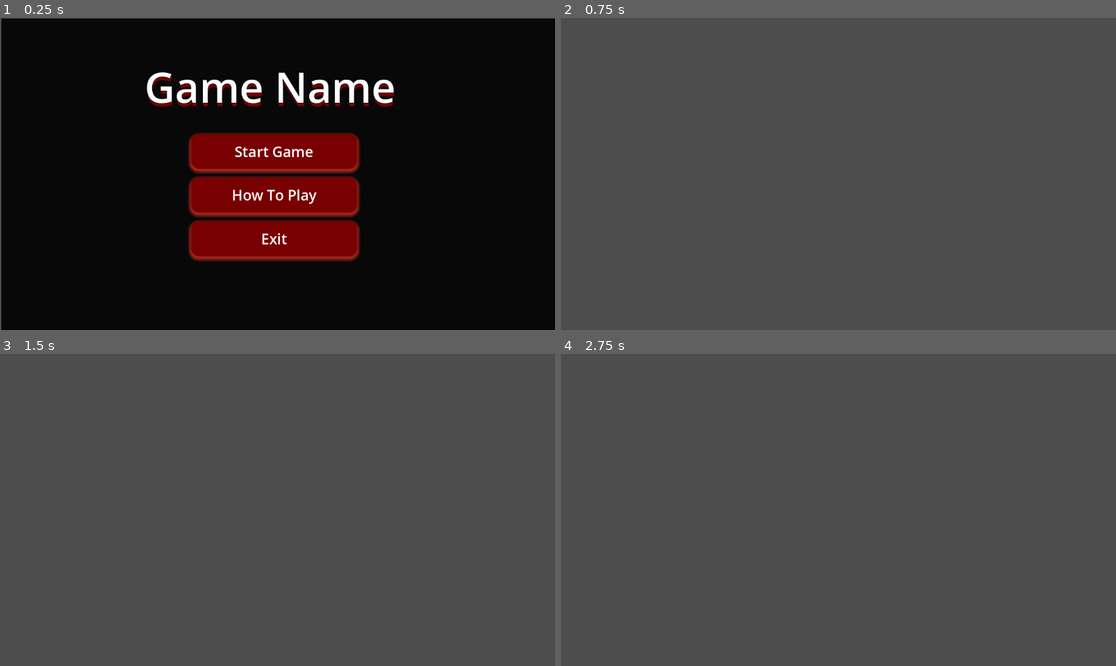
Above: before the commit, frames 1-4 (two rows, left to right).
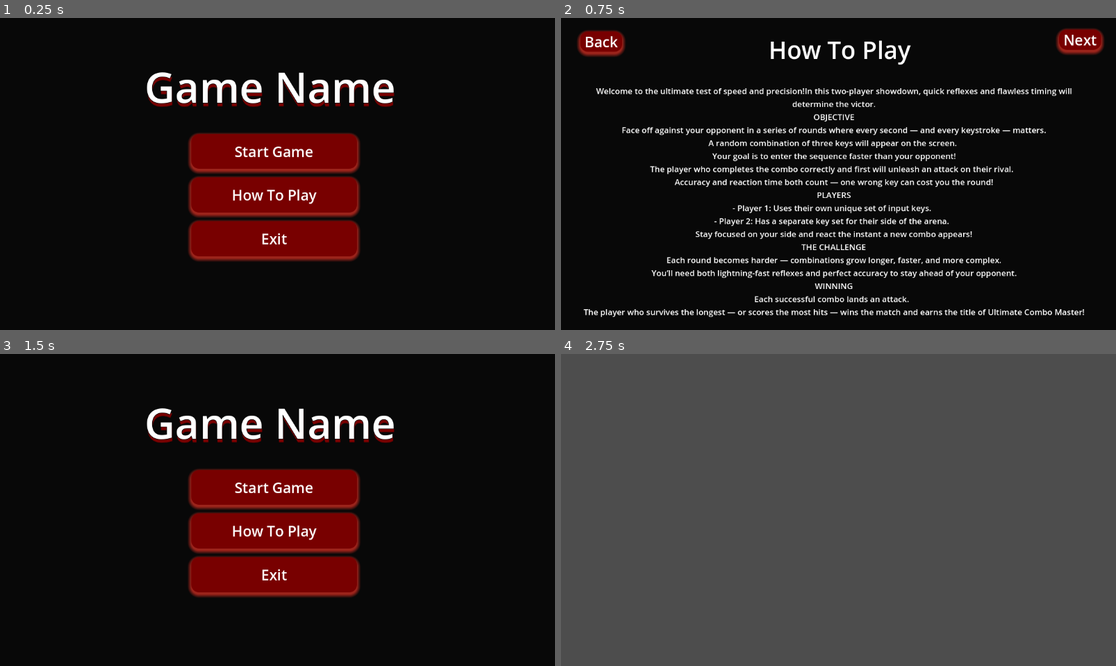
Above: after the commit, the same moments.

Repository: LukeKacprowski/Knight-Hacks-VIII-Project
Game: Godot game, scene res://Scenes/main.tscn
Same seed, same stepped clock (60 frames per second), same inputs: the game is played once before the commit and once after it.
Inputs (mouse positions are in pixels of both pictures, inside the frame that each line leads up to):
- Up to frame 1 (0.25 s): no input
- Up to frame 2 (0.75 s): click "How To Play" at 0.5 s
- Up to frame 3 (1.5 s): click (38, 378) at 1.25 s, where only the run after the commit has a clickable "Back"
- Up to frame 4 (2.75 s): click (832, 488) at 2 s, where only the run after the commit has a clickable "Start Game"

The runs differ from the first frame. In frame 1, 0.5% of the frame differs, in the area x 0-100%, y 0-100%; in frame 2, 98%; in frame 3, 100%; in frame 4, nothing differs.

Commit message:
Add multi-page How To Play screens
Introduces two new scenes (how_to_play.tscn and how_to_play2.tscn) with corresponding scripts for a multi-page How To Play flow. Updates GameManager to support navigation between these screens and adjusts main.tscn to include both scenes. Minor layout adjustment in main_menu.tscn.

Diff:
--- a/Scenes/how_to_play.tscn
+++ b/Scenes/how_to_play.tscn
@@ -1,3 +1,156 @@
-[gd_scene format=3 uid="uid://bodvh0ixffvtx"]
+[gd_scene load_steps=7 format=3 uid="uid://bodvh0ixffvtx"]
 
-[node name="Node2D" type="Node2D"]
+[ext_resource type="Script" uid="uid://dixj7dhljkhmj" path="res://Scripts/how_to_play.gd" id="1_hl01w"]
+
+[sub_resource type="StyleBoxFlat" id="StyleBoxFlat_wpr6w"]
+bg_color = Color(0.031654898, 0.0316549, 0.03165488, 1)
+
+[sub_resource type="StyleBoxFlat" id="StyleBoxFlat_dlnx3"]
+bg_color = Color(0.47079715, 0, 0, 1)
+corner_radius_top_left = 16
+corner_radius_top_right = 16
+corner_radius_bottom_right = 16
+corner_radius_bottom_left = 16
+shadow_color = Color(1, 0.21267998, 0.15969571, 0.6)
+shadow_size = 8
+shadow_offset = Vector2(0, 4)
+
+[sub_resource type="StyleBoxFlat" id="StyleBoxFlat_lonyb"]
+bg_color = Color(0.37823164, 6.0464254e-07, 4.813075e-08, 1)
+corner_radius_top_left = 16
+corner_radius_top_right = 16
+corner_radius_bottom_right = 16
+corner_radius_bottom_left = 16
+shadow_color = Color(1, 0.21267998, 0.15969571, 0.6)
+shadow_size = 8
+shadow_offset = Vector2(0, 4)
+
+[sub_resource type="StyleBoxFlat" id="StyleBoxFlat_7d32w"]
+bg_color = Color(0.3764706, 0, 0, 1)
+corner_radius_top_left = 16
+corner_radius_top_right = 16
+corner_radius_bottom_right = 16
+corner_radius_bottom_left = 16
+shadow_color = Color(1, 0.21267998, 0.15969571, 0.6)
+shadow_size = 8
+shadow_offset = Vector2(0, 4)
+
+[sub_resource type="StyleBoxEmpty" id="StyleBoxEmpty_i0xi1"]
+
+[node name="HowToPlay" type="Control"]
+layout_mode = 3
+anchors_preset = 15
+anchor_right = 1.0
+anchor_bottom = 1.0
+offset_top = -2.0
+offset_bottom = -2.0
+grow_horizontal = 2
+grow_vertical = 2
+script = ExtResource("1_hl01w")
+
+[node name="Panel" type="Panel" parent="."]
+layout_mode = 1
+anchors_preset = -1
+anchor_left = 0.505
+anchor_top = 0.5
+anchor_right = 0.505
+anchor_bottom = 0.5
+offset_left = -602.76
+offset_top = -336.0
+offset_right = 601.24
+offset_bottom = 361.0
+grow_horizontal = 2
+grow_vertical = 2
+theme_override_styles/panel = SubResource("StyleBoxFlat_wpr6w")
+
+[node name="Title" type="Label" parent="."]
+layout_mode = 1
+anchors_preset = -1
+anchor_left = 0.49800003
+anchor_top = 0.5
+anchor_right = 0.49800003
+anchor_bottom = 0.5
+offset_left = -209.69604
+offset_top = -324.0
+offset_right = 220.30396
+offset_bottom = -188.0
+grow_horizontal = 2
+grow_vertical = 2
+theme_override_font_sizes/font_size = 50
+text = "How To Play"
+horizontal_alignment = 1
+vertical_alignment = 1
+
+[node name="Instructions" type="Label" parent="."]
+layout_mode = 1
+anchors_preset = -1
+anchor_left = 0.5
+anchor_top = 0.5
+anchor_right = 0.5
+anchor_bottom = 0.5
+offset_left = -545.0
+offset_top = -215.0
+offset_right = 527.0
+offset_bottom = 333.0
+grow_horizontal = 2
+grow_vertical = 2
+theme_override_font_sizes/font_size = 17
+text = "Welcome to the ultimate test of speed and precision!In this two-player showdown, quick reflexes and flawless timing will determine the victor.
+OBJECTIVE
+Face off against your opponent in a series of rounds where every second — and every keystroke — matters.
+A random combination of three keys will appear on the screen.
+Your goal is to enter the sequence faster than your opponent!
+The player who completes the combo correctly and first will unleash an attack on their rival.
+Accuracy and reaction time both count — one wrong key can cost you the round!
+PLAYERS
+- Player 1: Uses their own unique set of input keys.
+- Player 2: Has a separate key set for their side of the arena.
+Stay focused on your side and react the instant a new combo appears!
+THE CHALLENGE
+Each round becomes harder — combinations grow longer, faster, and more complex.
+You’ll need both lightning-fast reflexes and perfect accuracy to stay ahead of your opponent.
+WINNING
+Each successful combo lands an attack.
+The player who survives the longest — or scores the most hits — wins the match and earns the title of Ultimate Combo Master!"
+horizontal_alignment = 1
+vertical_alignment = 1
+autowrap_mode = 3
+
+[node name="Back" type="Button" parent="."]
+layout_mode = 0
+offset_left = 40.0
+offset_top = 30.0
+offset_right = 127.0
+offset_bottom = 72.0
+size_flags_vertical = 3
+theme_override_colors/font_color = Color(1, 1, 1, 1)
+theme_override_colors/font_focus_color = Color(1, 1, 1, 1)
+theme_override_colors/font_pressed_color = Color(1, 1, 1, 1)
+theme_override_colors/font_hover_color = Color(1, 1, 1, 1)
+theme_override_font_sizes/font_size = 30
+theme_override_styles/normal = SubResource("StyleBoxFlat_dlnx3")
+theme_override_styles/pressed = SubResource("StyleBoxFlat_lonyb")
+theme_override_styles/hover = SubResource("StyleBoxFlat_7d32w")
+theme_override_styles/focus = SubResource("StyleBoxEmpty_i0xi1")
+text = "Back"
+
+[node name="next" type="Button" parent="."]
+layout_mode = 0
+offset_left = 1034.0
+offset_top = 26.0
+offset_right = 1121.0
+offset_bottom = 68.0
+size_flags_vertical = 3
+theme_override_colors/font_color = Color(1, 1, 1, 1)
+theme_override_colors/font_focus_color = Color(1, 1, 1, 1)
+theme_override_colors/font_pressed_color = Color(1, 1, 1, 1)
+theme_override_colors/font_hover_color = Color(1, 1, 1, 1)
+theme_override_font_sizes/font_size = 30
+theme_override_styles/normal = SubResource("StyleBoxFlat_dlnx3")
+theme_override_styles/pressed = SubResource("StyleBoxFlat_lonyb")
+theme_override_styles/hover = SubResource("StyleBoxFlat_7d32w")
+theme_override_styles/focus = SubResource("StyleBoxEmpty_i0xi1")
+text = "Next"
+
+[connection signal="pressed" from="Back" to="." method="_on_back_pressed"]
+[connection signal="pressed" from="next" to="." method="_on_next_pressed"]
--- /dev/null
+++ b/Scenes/how_to_play2.tscn
@@ -0,0 +1,82 @@
+[gd_scene load_steps=7 format=3 uid="uid://sfikasdebsy"]
+
+[ext_resource type="Script" uid="uid://isyh0kpdyi1f" path="res://Scripts/how_to_play_2.gd" id="1_1jopo"]
+
+[sub_resource type="StyleBoxFlat" id="StyleBoxFlat_n3a0l"]
+bg_color = Color(0.031654898, 0.0316549, 0.03165488, 1)
+
+[sub_resource type="StyleBoxFlat" id="StyleBoxFlat_ndkha"]
+bg_color = Color(0.47079715, 0, 0, 1)
+corner_radius_top_left = 16
+corner_radius_top_right = 16
+corner_radius_bottom_right = 16
+corner_radius_bottom_left = 16
+shadow_color = Color(1, 0.21267998, 0.15969571, 0.6)
+shadow_size = 8
+shadow_offset = Vector2(0, 4)
+
+[sub_resource type="StyleBoxFlat" id="StyleBoxFlat_n56bw"]
+bg_color = Color(0.37823164, 6.0464254e-07, 4.813075e-08, 1)
+corner_radius_top_left = 16
+corner_radius_top_right = 16
+corner_radius_bottom_right = 16
+corner_radius_bottom_left = 16
+shadow_color = Color(1, 0.21267998, 0.15969571, 0.6)
+shadow_size = 8
+shadow_offset = Vector2(0, 4)
+
+[sub_resource type="StyleBoxFlat" id="StyleBoxFlat_cyk0j"]
+bg_color = Color(0.3764706, 0, 0, 1)
+corner_radius_top_left = 16
+corner_radius_top_right = 16
+corner_radius_bottom_right = 16
+corner_radius_bottom_left = 16
+shadow_color = Color(1, 0.21267998, 0.15969571, 0.6)
+shadow_size = 8
+shadow_offset = Vector2(0, 4)
+
+[sub_resource type="StyleBoxEmpty" id="StyleBoxEmpty_u0s27"]
+
+[node name="HowToPlay2" type="Control"]
+layout_mode = 3
+anchors_preset = 15
+anchor_right = 1.0
+anchor_bottom = 1.0
+grow_horizontal = 2
+grow_vertical = 2
+script = ExtResource("1_1jopo")
+
+[node name="Panel" type="Panel" parent="."]
+layout_mode = 1
+anchors_preset = -1
+anchor_left = 0.505
+anchor_top = 0.5
+anchor_right = 0.505
+anchor_bottom = 0.5
+offset_left = -602.76
+offset_top = -336.0
+offset_right = 601.24
+offset_bottom = 361.0
+grow_horizontal = 2
+grow_vertical = 2
+theme_override_styles/panel = SubResource("StyleBoxFlat_n3a0l")
+
+[node name="Back" type="Button" parent="."]
+layout_mode = 0
+offset_left = 40.0
+offset_top = 30.0
+offset_right = 127.0
+offset_bottom = 72.0
+size_flags_vertical = 3
+theme_override_colors/font_color = Color(1, 1, 1, 1)
+theme_override_colors/font_focus_color = Color(1, 1, 1, 1)
+theme_override_colors/font_pressed_color = Color(1, 1, 1, 1)
+theme_override_colors/font_hover_color = Color(1, 1, 1, 1)
+theme_override_font_sizes/font_size = 30
+theme_override_styles/normal = SubResource("StyleBoxFlat_ndkha")
+theme_override_styles/pressed = SubResource("StyleBoxFlat_n56bw")
+theme_override_styles/hover = SubResource("StyleBoxFlat_cyk0j")
+theme_override_styles/focus = SubResource("StyleBoxEmpty_u0s27")
+text = "Back"
+
+[connection signal="pressed" from="Back" to="." method="_on_back_pressed"]
--- a/Scenes/main.tscn
+++ b/Scenes/main.tscn
@@ -1,7 +1,9 @@
-[gd_scene load_steps=3 format=3 uid="uid://dy1hpxxxg4e22"]
+[gd_scene load_steps=5 format=3 uid="uid://dy1hpxxxg4e22"]
 
 [ext_resource type="Script" uid="uid://sql3833bmmjf" path="res://Scripts/main.gd" id="1_jjgbg"]
 [ext_resource type="PackedScene" uid="uid://2jv37ruge78" path="res://Scenes/main_menu.tscn" id="2_bo1nx"]
+[ext_resource type="PackedScene" uid="uid://bodvh0ixffvtx" path="res://Scenes/how_to_play.tscn" id="3_8gbba"]
+[ext_resource type="PackedScene" uid="uid://sfikasdebsy" path="res://Scenes/how_to_play2.tscn" id="4_jjvhh"]
 
 [node name="Main" type="Node"]
 script = ExtResource("1_jjgbg")
@@ -11,3 +13,7 @@
 offset_top = 12.0
 offset_right = -8.0
 offset_bottom = 12.0
+
+[node name="HowToPlay" parent="." instance=ExtResource("3_8gbba")]
+
+[node name="HowToPlay2" parent="." instance=ExtResource("4_jjvhh")]
--- a/Scenes/main_menu.tscn
+++ b/Scenes/main_menu.tscn
@@ -54,8 +54,8 @@
 anchor_top = 0.5
 anchor_right = 0.5
 anchor_bottom = 0.5
-offset_left = -573.0
-offset_top = -323.0
+offset_left = -586.0
+offset_top = -327.0
 offset_right = 579.0
 offset_bottom = 334.0
 grow_horizontal = 2
--- /dev/null
+++ b/Scripts/how_to_play.gd
@@ -0,0 +1,12 @@
+extends Control
+
+
+
+func _on_back_pressed() -> void:
+	GameManager.goto("main_menu")
+
+
+
+
+func _on_next_pressed() -> void:
+	GameManager.goto("how_to_play2")
--- /dev/null
+++ b/Scripts/how_to_play_2.gd
@@ -0,0 +1,5 @@
+extends Control
+
+
+func _on_back_pressed() -> void:
+	GameManager.goto("how_to_play")
--- a/Scripts/managers/game_manager.gd
+++ b/Scripts/managers/game_manager.gd
@@ -6,6 +6,7 @@
 	"main":        "res://Scenes/main.tscn",
 	"main_menu":   "res://Scenes/main_menu.tscn",
 	"how_to_play": "res://Scenes/how_to_play.tscn",
+	"how_to_play2": "res://Scenes/how_to_play2.tscn",
 	"gameplay":    "res://Scenes/gameplay.tscn",
 }
 
Not shown, added: Scripts/how_to_play.gd.uid
Not shown, added: Scripts/how_to_play_2.gd.uid
